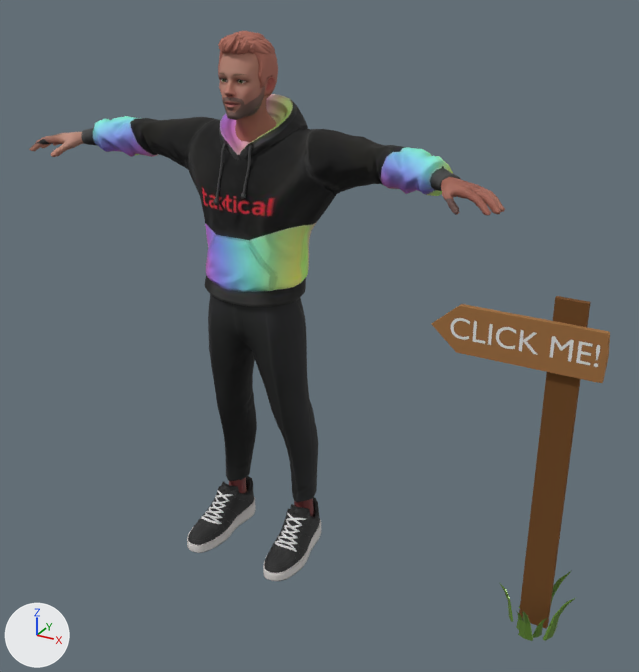
Renders of the glTF model dist/frank2.glb from each side of a commit.
Both versions are drawn from a 50 mm lens placed at (1.57, -2.41, 2.1), pointed at (0.24, 0.0, 0.89). Arrows for +X, +Y and +Z are at lower left; the lights stay in place. Where no turn or scale is listed for an object, it has been applied to the vertices. Vertices at the same position are counted once.

Names of what the first picture shows: 'Sign6', 'Text', 'frank'.
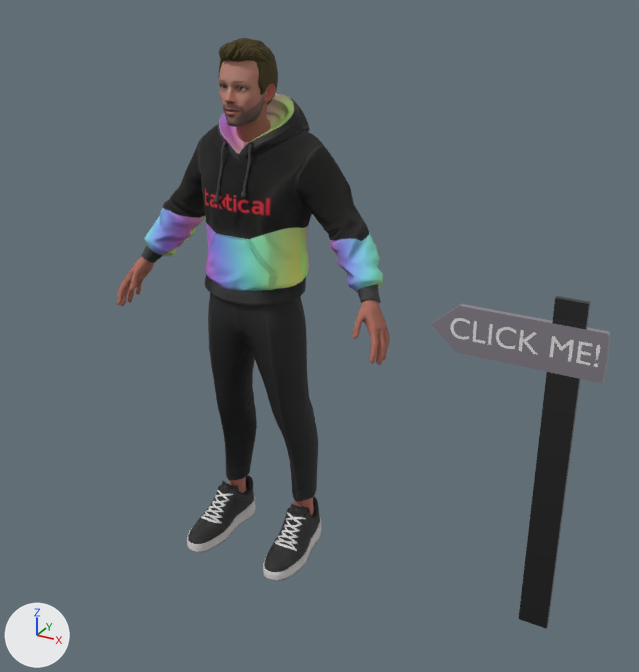
Pixel boxes [x1, y1, x2, y2] of what changed, in the pictures (639 x 672 px; the box of a moved part takes in the faces that stretch with it):
'frank', surface changed, recoloured, reshaped, turned, rescaled
    before: [29, 31, 505, 581]
    after: [117, 38, 390, 580]
'Sign6', recoloured, surface changed, reshaped (brown to grey)
    before: [432, 296, 610, 641]
    after: [432, 296, 610, 629]
part 1 of me_frank, moved or reshaped
    before: [238, 80, 246, 83]
    after: [238, 87, 246, 91]
part 2 of me_frank, moved or reshaped
    before: [218, 53, 276, 142]
    after: [219, 60, 276, 142]
part 3 of me_frank, moved or reshaped
    before: [29, 132, 84, 157]
    after: [117, 257, 154, 306]
part 4 of me_frank, moved or reshaped
    both: [229, 477, 247, 493]
part 5 of me_frank, moved or reshaped
    before: [441, 177, 505, 216]
    after: [352, 300, 390, 365]
part 6 of me_frank, moved or reshaped
    before: [294, 498, 314, 517]
    after: [294, 497, 314, 516]
part 7 of me_frank, moved or reshaped
    before: [187, 476, 256, 553]
    after: [187, 475, 256, 552]
part 8 of me_frank, moved or reshaped
    before: [263, 497, 321, 581]
    after: [263, 497, 321, 580]
part 9 of me_frank, moved or reshaped
    before: [81, 94, 461, 307]
    after: [141, 93, 383, 306]
part 10 of me_frank, moved or reshaped
    before: [218, 31, 278, 98]
    after: [219, 38, 278, 105]
part 11 of me_sign6, deleted (green)
    before: [500, 571, 575, 641]

The change, as a list of edits to the scene's bpy script:
```text
Change mat_wolf3d_body:
    remove n2 = _N.new('ShaderNodeMix'); n2.name = 'Mix'
    remove n2.data_type = 'RGBA'
    remove n2.blend_type = 'MULTIPLY'
    remove n2.inputs[0].default_value = 1.0  # 'Factor'
    remove n3 = _N.new('ShaderNodeVertexColor'); n3.name = 'Color Attribute'
    where n4 = _N.new('ShaderNodeTexImage'); n4.name = 'Image Texture'
    n4.image: img_basecolor_001 -> img_basecolor_002
    where n0 = _N.new('ShaderNodeBsdfPrincipled'); n0.name = 'Principled BSDF'
    remove _L.new(n2.outputs[2], n0.inputs[0])  # 'Result' to 'Base Color'
    remove _L.new(n3.outputs[0], n2.inputs[7])  # 'Color' to 'B'
    remove _L.new(n4.outputs[0], n2.inputs[6])  # 'Color' to 'A'
    add _L.new(n4.outputs[0], n0.inputs[0])  # 'Color' to 'Base Color'
Change mat_wolf3d_hair:
    remove # nodes: BsdfPrincipled, Mix, NormalMap, OutputMaterial, TexImage x2, VertexColor
    remove # uses the picture img_basecolor_002
    nodes: BsdfPrincipled, NormalMap, OutputMaterial, TexImage
    colours: brown #3d3200
Change mat_wolf3d_outfit_footwear:
    remove n2 = _N.new('ShaderNodeMix'); n2.name = 'Mix'
    remove n2.data_type = 'RGBA'
    remove n2.blend_type = 'MULTIPLY'
    remove n2.inputs[0].default_value = 1.0  # 'Factor'
    remove n3 = _N.new('ShaderNodeVertexColor'); n3.name = 'Color Attribute'
    where n0 = _N.new('ShaderNodeBsdfPrincipled'); n0.name = 'Principled BSDF'
    where n4 = _N.new('ShaderNodeTexImage'); n4.name = 'Image Texture'
    remove _L.new(n2.outputs[2], n0.inputs[0])  # 'Result' to 'Base Color'
    remove _L.new(n3.outputs[0], n2.inputs[7])  # 'Color' to 'B'
    remove _L.new(n4.outputs[0], n2.inputs[6])  # 'Color' to 'A'
    add _L.new(n4.outputs[0], n0.inputs[0])  # 'Color' to 'Base Color'
Change mat_wolf3d_outfit_top:
    remove n2 = _N.new('ShaderNodeMix'); n2.name = 'Mix'
    remove n2.data_type = 'RGBA'
    remove n2.blend_type = 'MULTIPLY'
    remove n2.inputs[0].default_value = 1.0  # 'Factor'
    remove n3 = _N.new('ShaderNodeVertexColor'); n3.name = 'Color Attribute'
    where n0 = _N.new('ShaderNodeBsdfPrincipled'); n0.name = 'Principled BSDF'
    where n4 = _N.new('ShaderNodeTexImage'); n4.name = 'Image Texture'
    remove _L.new(n2.outputs[2], n0.inputs[0])  # 'Result' to 'Base Color'
    remove _L.new(n3.outputs[0], n2.inputs[7])  # 'Color' to 'B'
    remove _L.new(n4.outputs[0], n2.inputs[6])  # 'Color' to 'A'
    add _L.new(n4.outputs[0], n0.inputs[0])  # 'Color' to 'Base Color'
Change mat_dark_wood:
    mat_dark_wood.base_color: (0.209, 0.0865, 0.0222) -> (0.0882, 0.089, 0.0913)  # brown #7e5329 -> dark grey #545455
    mat_dark_wood.metallic: 0.4 -> 1.0
Change mat_light_wood:
    mat_light_wood.base_color: (0.44, 0.212, 0.0723) -> (0.668, 0.608, 0.696)  # brown #b17f4c -> light grey #d5cdd9
    mat_light_wood.metallic: 0.4 -> 1.0
    mat_light_wood.roughness: 1.0 -> 0.0
Change me_frank:
    where me_frank.from_pydata(...)  # 6443 vertices, 12548 faces; spans x -87.0..87.0, y 0.0..186.0, z -20.0..24.0
    used by ob_frank; location = (0.0, 0.0, 0.0); rotation_euler = (1.571, 0.0, 0.0), in degrees (90, 0, 0); scale = (0.01, 0.01, 0.01)
    me_frank part 1: the loose piece of 105 vertices spanning x 1.0..5.0, y 171.0..174.0, z 9.0..11.0 is scaled about its middle by (0.01, -0.000239, 0.000661), then moved by (-3.0, -173.0, -8.0)
    me_frank part 2: the loose piece of 2060 vertices spanning x -10.0..10.0, y 152.0..183.0, z -9.0..14.0 is scaled about its middle by (0.01, -0.00114, 0.00172), then moved by (0.0, -168.0, -1.0)
    me_frank part 3: the loose piece of 367 vertices spanning x -87.0..-65.0, y 142.0..150.0, z -1.0..15.0 is scaled about its middle by (0.00495, 0.00923, -0.00387), then moved by (75.0, -146.0, -6.0)
    me_frank part 4: the loose piece of 70 vertices spanning x -20.0..-11.0, y 6.0..26.0, z -10.0..4.0 is scaled about the mesh origin by (0.01, 0.000833, -0.00184)
    me_frank part 5: the loose piece of 367 vertices spanning x 64.0..87.0, y 142.0..150.0, z -1.0..15.0 is scaled about its middle by (0.00497, 0.00919, -0.0039), then moved by (-75.0, -146.0, -6.0)
    me_frank part 6: the loose piece of 70 vertices spanning x 11.0..20.0, y 6.0..26.0, z -10.0..4.0 is scaled about the mesh origin by (0.01, 0.000828, -0.00183)
    me_frank part 7: the loose piece of 353 vertices spanning x -24.0..-10.0, y 0.0..18.0, z -13.0..24.0 is scaled about the mesh origin by (0.01, 0.007, -0.00162)
    me_frank part 8: the loose piece of 353 vertices spanning x 10.0..24.0, y 0.0..18.0, z -13.0..24.0 is scaled about the mesh origin by (0.01, 0.007, -0.00162)
    me_frank part 9: the loose piece of 1310 vertices spanning x -71.0..71.0, y 100.0..165.0, z -20.0..16.0 is scaled about its middle by (0.00692, 0.00117, -0.0022), then moved by (0.0, -133.0, 3.0)
    me_frank part 10: the loose piece of 718 vertices spanning x -9.0..9.0, y 165.0..186.0, z -9.0..13.0 is scaled about its middle by (0.01, -0.00447, 0.00391), then moved by (0.0, -176.0, 0.0)
Change me_sign6:
    remove me_sign6.from_pydata(...)  # 155 vertices, 246 faces; spans x -0.387..0.164, y -0.126..0.14, z -0.001..1.172
    add me_sign6.from_pydata(...)  # 22 vertices, 36 faces; spans x -0.387..0.15, y -0.018..0.02, z 0.0..1.172
    me_sign6 part 11: 7 loose pieces with 133 vertices, spanning x -0.094..0.164, y -0.126..0.14, z -0.001..0.2, are deleted
    remove me_sign6.materials.append(mat_herbs)  # green #74a041
Change ob_frank:
    ob_frank.rotation_euler: (1.571, 0.0, 0.0) -> (0.0, 0.0, 0.0)  # degrees (90, 0, 0) -> degrees (0, 0, 0)
    ob_frank.scale: (0.01, 0.01, 0.01) -> (1.0, 1.0, 1.0)
```
